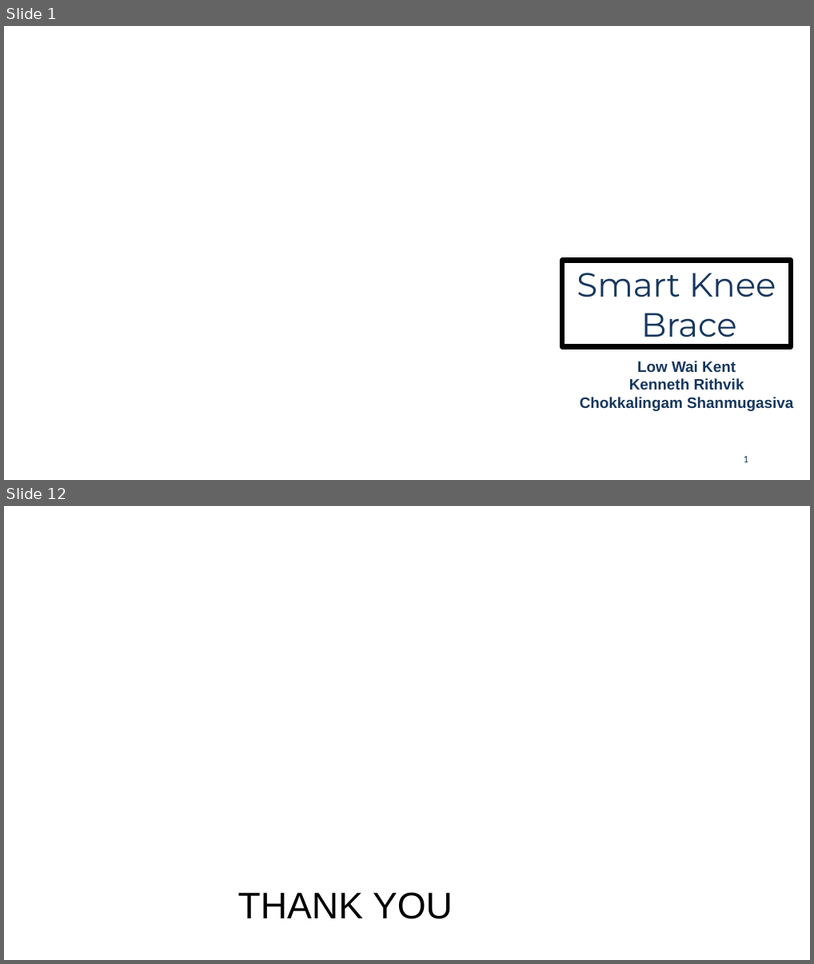
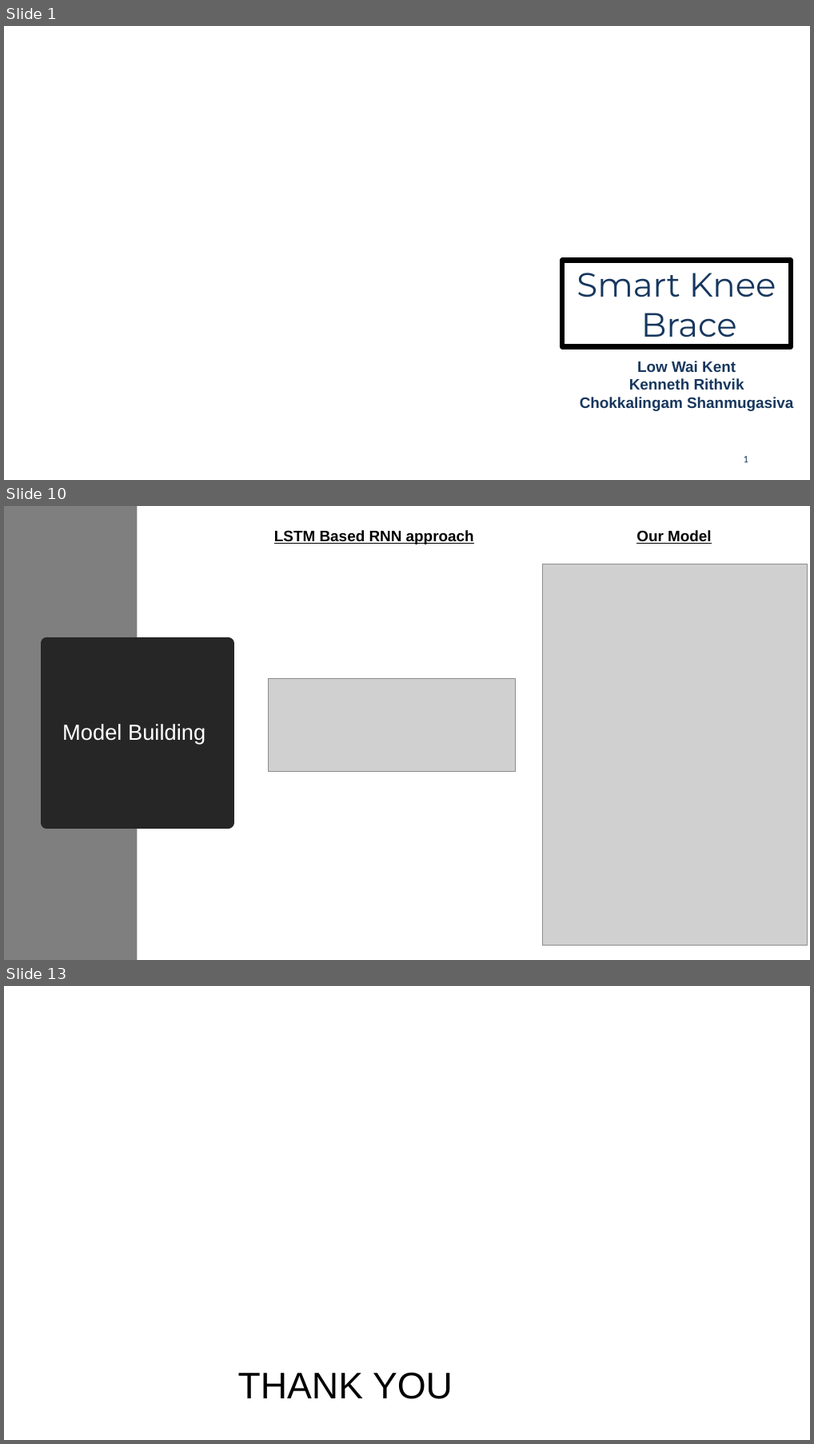
Before and after one commit to kennethrithvik/smart_knee_brace, a slide deck: docs/Smart Knee.pptx. Shown one above the other, each under a label of ours: slides 1 and 12 before the commit, slides 1, 10 and 13 after it; the slides between them are not shown. The pictures are 814x964 and 814x1444 pixels, drawn with LibreOffice and Linux fonts; fonts in the diff are those of the drawing; grey boxes stand for pictures; background and template pictures are left out. Boxes give left, top, right and bottom in pixels: in the first picture for what was removed or moved away, otherwise in the second. Text is boxed around its words. In the diff, an @@ line names an element or a change of style, - is before the commit and + after.

```diff
--- a/docs/Smart Knee.pptx
+++ b/docs/Smart Knee.pptx
@@ slide 10 added at <box>4,506,810,960</box>, background #FFFFFF @@
@@ rectangle added at <box>4,506,137,960</box>, fill #7F7F7F @@
@@ text added at <box>274,530,474,544</box>, 18 pt, text #000000, bold, underline @@
+LSTM Based RNN approach
@@ text added at <box>637,530,712,544</box>, 18 pt, text #000000, bold, underline @@
+Our Model
@@ picture added at <box>543,564,807,945</box> @@
@@ title added at <box>46,644,229,822</box>, fill #262626, outline #262626 13.75 pt, 26 pt, text #FFFFFF @@
+Model Building
@@ picture added at <box>268,679,515,772</box> @@
@@ what was slide 12 is now slide 13 @@
```
Also in this commit, not shown: 8 slides changed, 2 other slides added, 3 slides removed, 13 other files.
